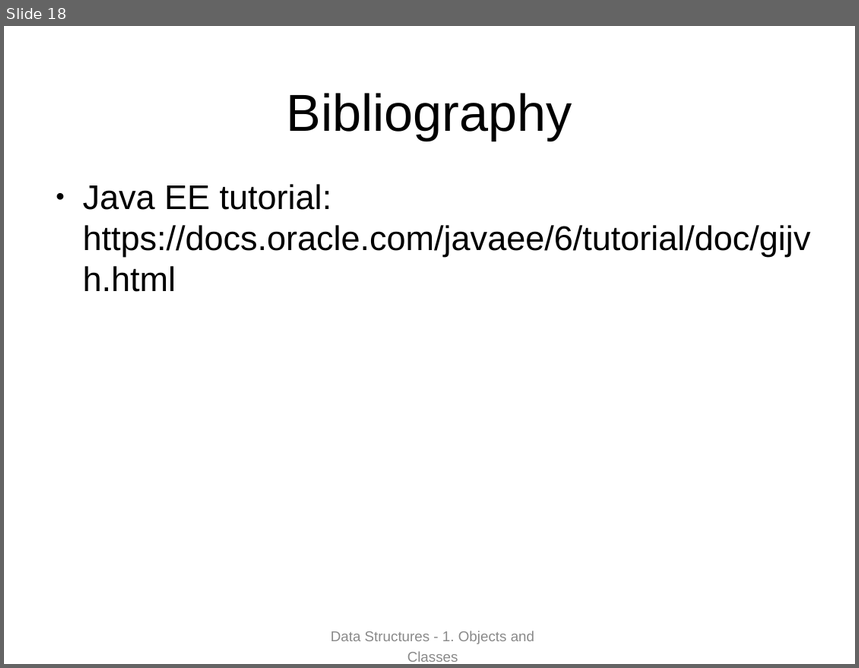
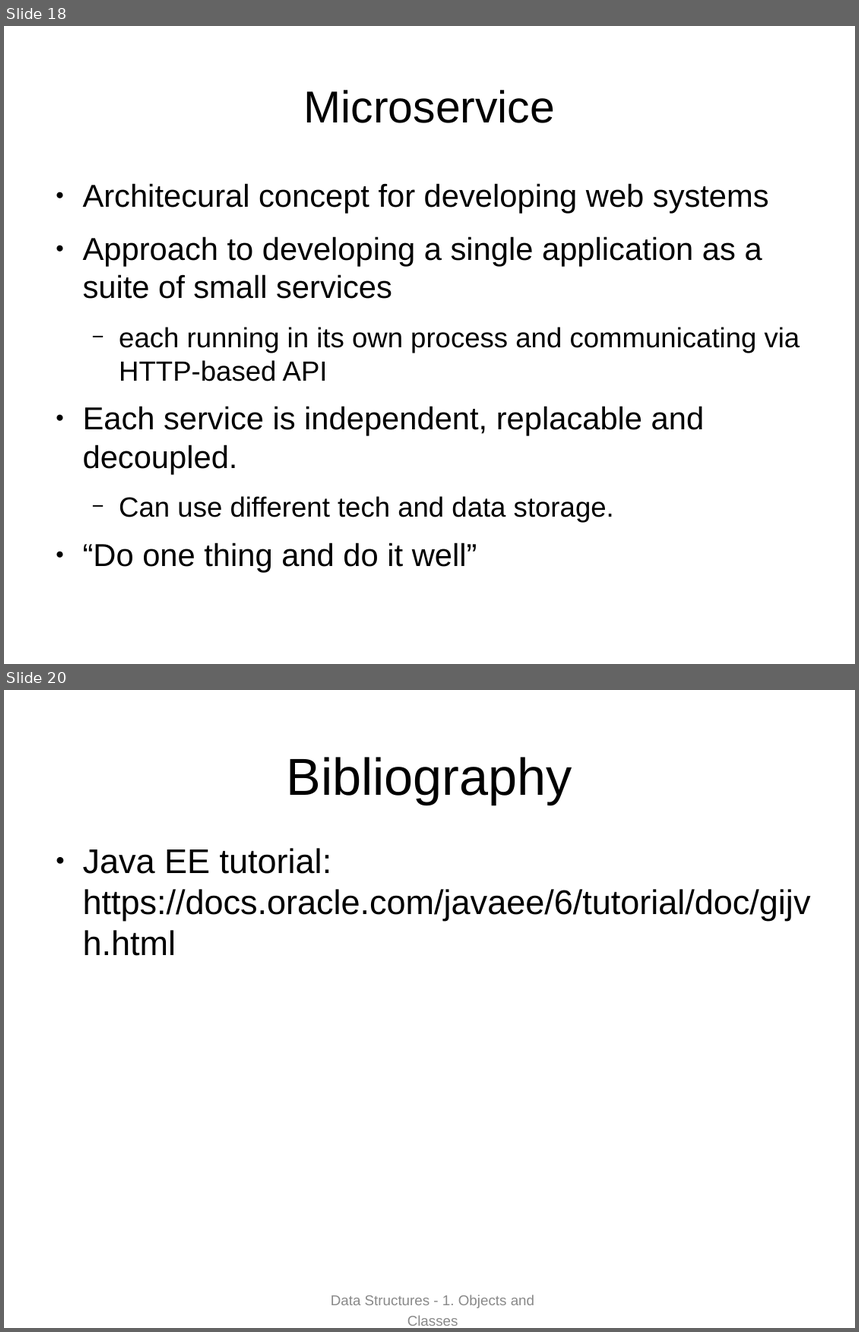
Before and after one commit to fxwalsh/webservicesdev-2016, a slide deck: public-site/topic01/talk-1/web-services-intro.odp. Shown one above the other, each under a label of ours: slide 18 before the commit, slides 18 and 20 after it; the slides between them are not shown. The pictures are 859x668 and 859x1332 pixels, drawn with LibreOffice and Linux fonts; fonts in the diff are those of the drawing. Boxes give left, top, right and bottom in pixels: in the first picture for what was removed or moved away, otherwise in the second. Text is boxed around its words. In the diff, an @@ line names an element or a change of style, - is before the commit and + after.

```diff
--- a/public-site/topic01/talk-1/web-services-intro.odp
+++ b/public-site/topic01/talk-1/web-services-intro.odp
@@ slide 18 added at (4, 26, 855, 664), background #FFFFFF @@
@@ title added at (304, 90, 556, 123), 42.1 pt, text #000000 @@
+Microservice
@@ text added at (83, 183, 800, 573), 29.8 pt, text #000000 @@
+● Architecural concept for developing web systems
+● Approach to developing a single application as a suite of small services
+  − each running in its own process and communicating via HTTP-based API
+● Each service is independent, replacable and decoupled.
+  − Can use different tech and data storage.
+● “Do one thing and do it well”
@@ what was slide 18 is now slide 20 @@
```
Also in this commit, not shown: 1 slide changed, 1 other slide added, 5 other files.
